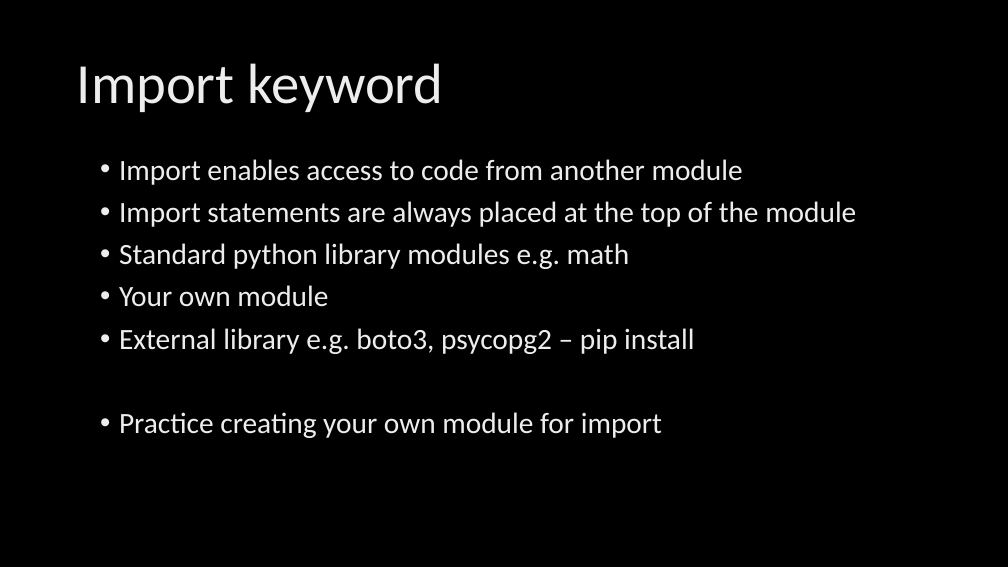
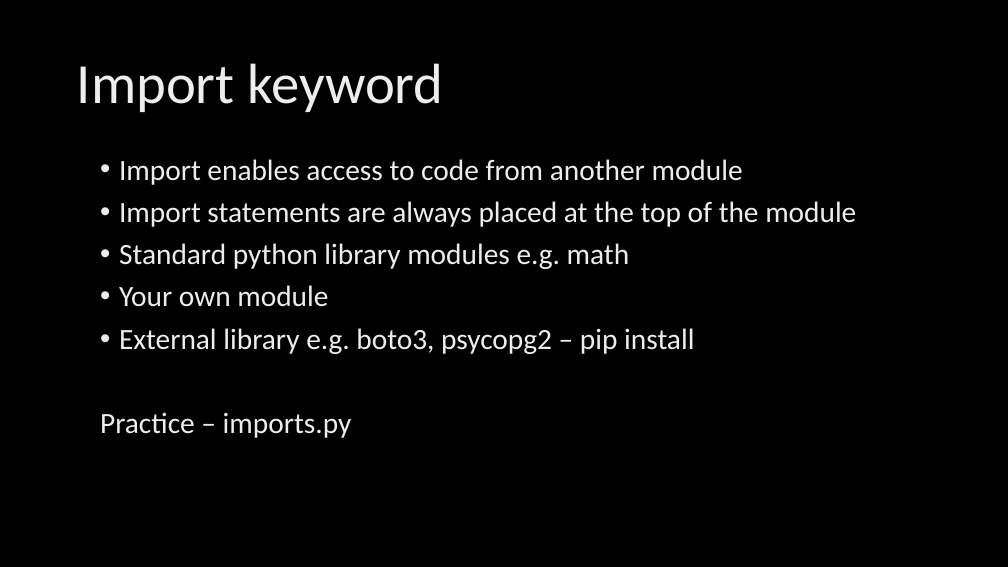
Before and after one commit to LaurentZuijdwijk/stst-array-kata, a slide deck: slide 10 of Python CodeKata.pptx. Drawn at 1008x567 pixels with LibreOffice and Linux fonts; fonts in the diff are those of the drawing; background and template pictures are left out. Boxes give left, top, right and bottom in pixels: in the first picture for what was removed or moved away, otherwise in the second. Text is boxed around its words. In the diff, an @@ line names an element or a change of style, - is before the commit and + after.

```diff
--- a/Python CodeKata.pptx
+++ b/Python CodeKata.pptx
@@ text at (100, 412, 352, 438): text changed @@
-• Practice creating your own module for import
+Practice – imports.py
```
Also in this commit, not shown: 8 other slides changed.
